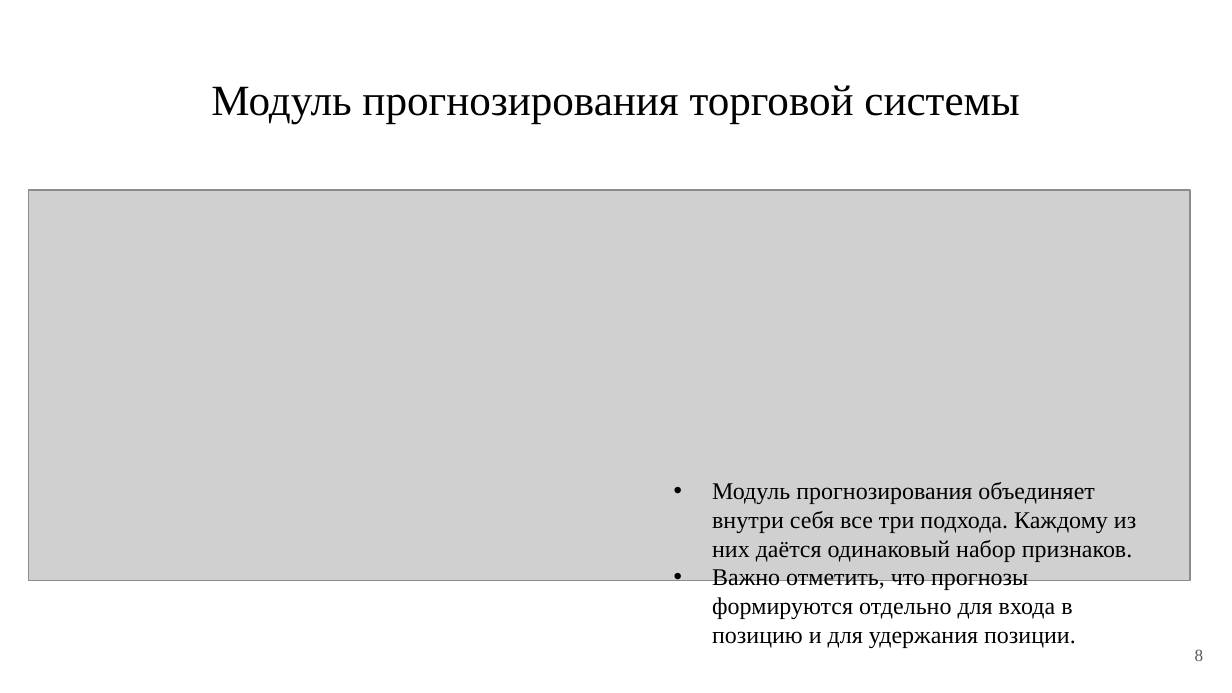
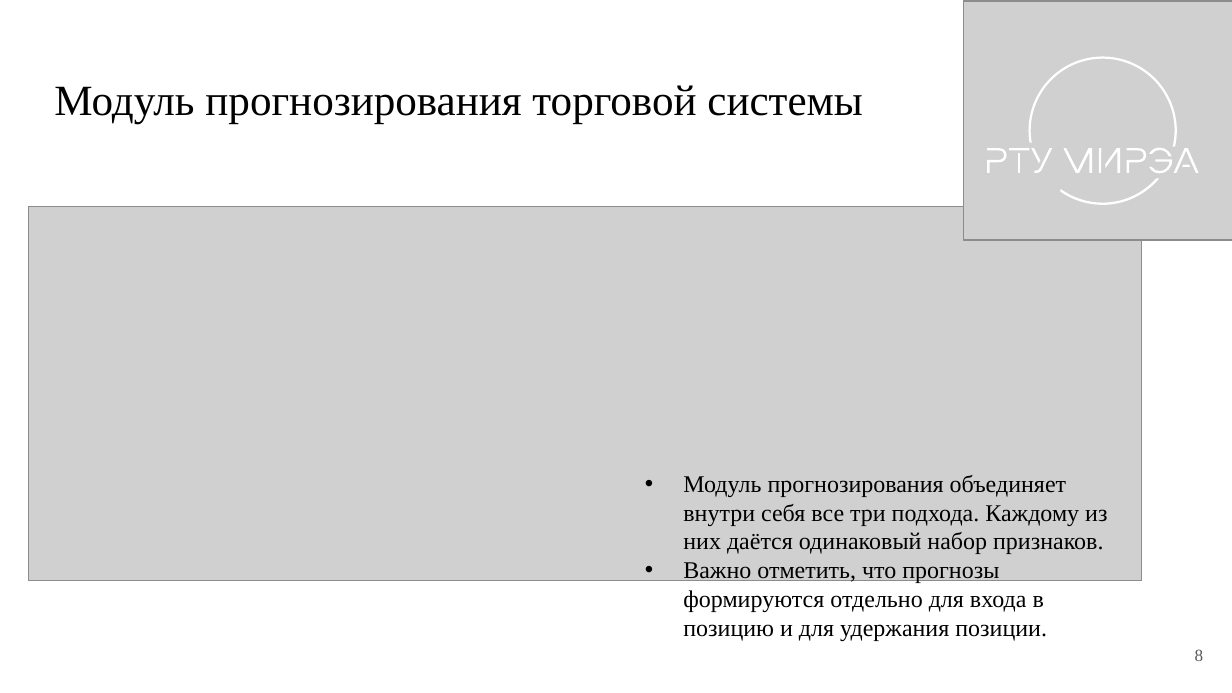
Before and after one commit to PetrovKirill00/BKP, a slide deck: slide 8 of docs/Презентация.pptx. Drawn at 1232x693 pixels with LibreOffice and Linux fonts; fonts in the diff are those of the drawing; grey boxes stand for pictures. Boxes give left, top, right and bottom in pixels: in the first picture for what was removed or moved away, otherwise in the second. Text is boxed around its words. In the diff, an @@ line names an element or a change of style, - is before the commit and + after.

```diff
--- a/docs/Презентация.pptx
+++ b/docs/Презентация.pptx
@@ picture added at <box>964,1,1232,240</box> @@
@@ group added at <box>987,57,1199,206</box>: 15 freeform shapes @@
@@ title "Модуль прогнозирования торговой системы" at <box>54,85,862,124</box>: alignment centre to left @@
@@ picture: place and size @@
-picture at <box>28,190,1190,580</box>
+picture at <box>28,206,1141,580</box>
@@ text "Модуль прогнозирования объединяет внутри себя ...": place and size @@
-text "Модуль прогнозирования объединяет внутри себя ..." at <box>712,482,1136,648</box>
+text "Модуль прогнозирования объединяет внутри себя ..." at <box>683,475,1107,641</box>
```
Also in this commit, not shown: 9 other slides changed, 6 slides added, 3 slides removed, 6 other files.
